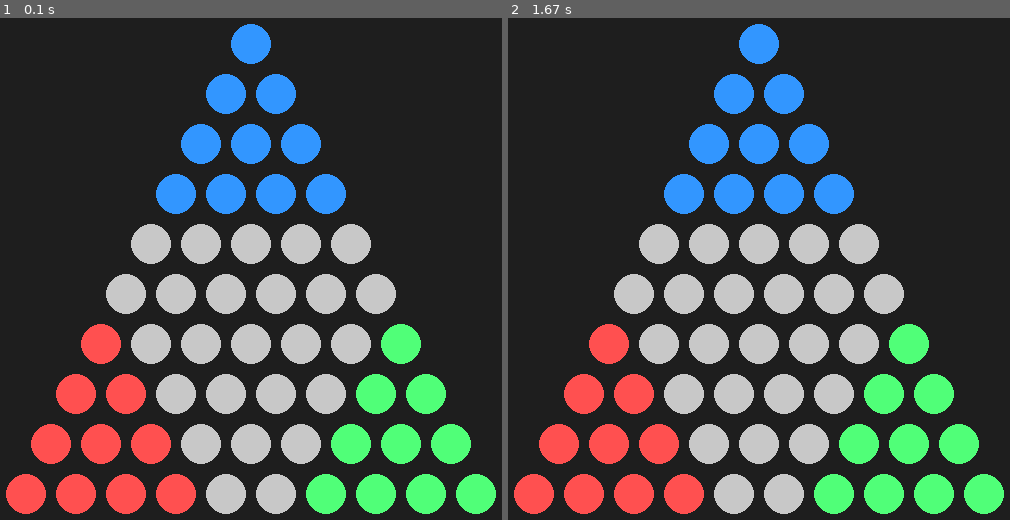
Above: before the commit, frames 1-2 (left to right).
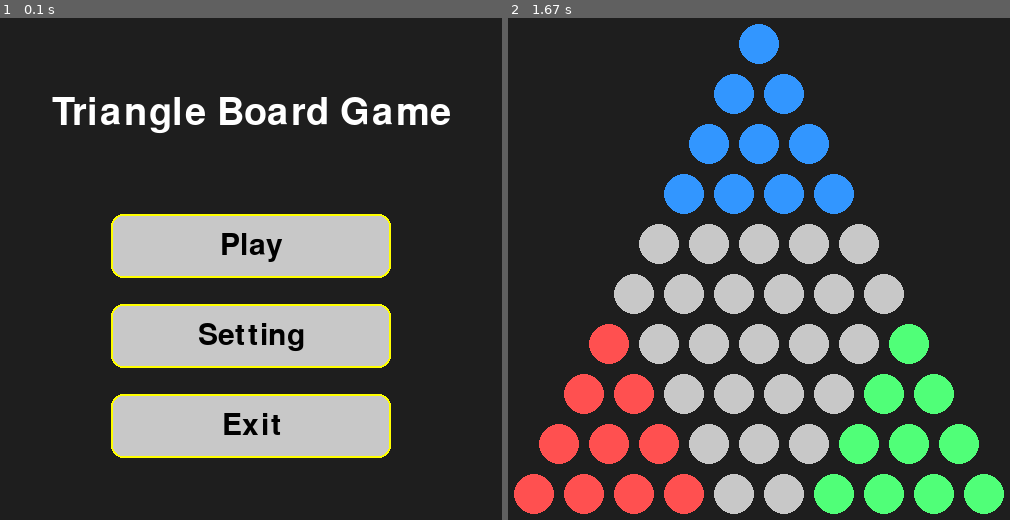
Above: after the commit, the same moments.

Repository: dinhhhiuu/Tri-Checker
Game: pygame game, started from main.py
Two runs of this game, one before a commit and one after it. Both use one fixed random seed, a clock stepped at 60 frames per second and the inputs below.
Inputs (mouse positions are in pixels of both pictures, inside the frame that each line leads up to):
- Up to frame 1 (0.1 s): no input
- Up to frame 2 (1.67 s): click (759, 243) at 0.38 s, where only the run after the commit has a clickable "Play"; click (764, 339) at 0.72 s; click (513, 188) at 1.05 s

The runs differ from the first frame. In frame 1, 33% of the frame differs, in the area x 1-99%, y 1-99%; in frame 2, nothing differs.

Commit message:
feat: init menu, setup and win screen

Diff:
--- a/main.py
+++ b/main.py
@@ -2,7 +2,9 @@
 import sys
 from src.core.board import TriangleBoard
 from src.ui.config import WIDTH, HEIGHT
-from src.ui.pygame_renderer import get_cell_from_mouse, draw, apply_move
+from src.ui.pygame_renderer import get_cell_from_mouse, draw, apply_move, draw_winner, draw_menu, draw_settings
+
+MODES = ("player", "random", "minimax", "mcts")
 
 # INIT PLAYER POSITIONS
 def init_players(board):
@@ -26,49 +28,131 @@
     screen = pygame.display.set_mode((WIDTH, HEIGHT))
     pygame.display.set_caption("Triangle Board Game")
 
-    board = TriangleBoard()
-    init_players(board)
+    clock = pygame.time.Clock()
 
+    state = "menu"  # 'menu' | 'settings' | 'game'
+
+    # settings (store only; not used for AI yet)
+    player_modes = {1: "player", 2: "player", 3: "player"}
+
+    # game state (created on Play)
+    board = None
     selected = None
     valid_moves = []
+    winner = None
+    game_over = False
+
+    def start_game():
+        nonlocal board, selected, valid_moves, winner, game_over
+        board = TriangleBoard()
+        init_players(board)
+        selected = None
+        valid_moves = []
+        winner = None
+        game_over = False
+
+    # Menu UI rects
+    btn_w, btn_h = 280, 64
+    btn_x = (WIDTH - btn_w) // 2
+    btn_y0 = HEIGHT // 2 - 80
+    play_rect = pygame.Rect(btn_x, btn_y0, btn_w, btn_h)
+    setting_rect = pygame.Rect(btn_x, btn_y0 + 90, btn_w, btn_h)
+    exit_rect = pygame.Rect(btn_x, btn_y0 + 180, btn_w, btn_h)
+
+    # Settings UI rects
+    back_rect = pygame.Rect(24, 24, 140, 52)
+    mode_rects = {
+        1: pygame.Rect(WIDTH // 2 - 220, HEIGHT // 2 - 60, 440, 52),
+        2: pygame.Rect(WIDTH // 2 - 220, HEIGHT // 2 + 10, 440, 52),
+        3: pygame.Rect(WIDTH // 2 - 220, HEIGHT // 2 + 80, 440, 52),
+    }
 
     while True:
-        draw(screen, board, selected, valid_moves)
-
         for event in pygame.event.get():
             if event.type == pygame.QUIT:
                 pygame.quit()
                 sys.exit()
 
-            if event.type == pygame.MOUSEBUTTONDOWN:
-                cell = get_cell_from_mouse(event.pos, board)
+            if state == "menu":
+                if event.type == pygame.MOUSEBUTTONDOWN:
+                    if play_rect.collidepoint(event.pos):
+                        start_game()
+                        state = "game"
+                    elif setting_rect.collidepoint(event.pos):
+                        state = "settings"
+                    elif exit_rect.collidepoint(event.pos):
+                        pygame.quit()
+                        sys.exit()
 
-                if not cell:
+            elif state == "settings":
+                if event.type == pygame.MOUSEBUTTONDOWN:
+                    if back_rect.collidepoint(event.pos):
+                        state = "menu"
+                        continue
+
+                    for p in (1, 2, 3):
+                        if mode_rects[p].collidepoint(event.pos):
+                            current = player_modes[p]
+                            idx = MODES.index(current) if current in MODES else 0
+                            player_modes[p] = MODES[(idx + 1) % len(MODES)]
+                            break
+
+            elif state == "game":
+                if game_over:
                     continue
 
-                r, c = cell
+                if event.type == pygame.MOUSEBUTTONDOWN:
+                    cell = get_cell_from_mouse(event.pos, board)
 
-                # chọn quân
-                if selected is None:
-                    if board.board[r][c] == 1:
-                        selected = (r, c)
-                        valid_moves = board.get_all_moves(r, c)
+                    if not cell:
+                        continue
 
-                else:
-                    # check click vào move
-                    chosen = None
+                    r, c = cell
 
-                    for path in valid_moves:
-                        if (r, c) in path[1:]:   # click vào bất kỳ điểm trong path
-                            idx = path.index((r, c))
-                            chosen = path[:idx + 1]   # cắt path tới điểm đó
-                            break
+                    # chọn quân (giữ logic hiện tại: chỉ cho Player 1)
+                    if selected is None:
+                        if board.board[r][c] == 1:
+                            selected = (r, c)
+                            valid_moves = board.get_all_moves(r, c)
 
-                    if chosen:
-                        apply_move(board, chosen)
+                    else:
+                        # check click vào move
+                        chosen = None
 
-                    selected = None
-                    valid_moves = []
+                        for path in valid_moves:
+                            if (r, c) in path[1:]:   # click vào bất kỳ điểm trong path
+                                idx = path.index((r, c))
+                                chosen = path[:idx + 1]   # cắt path tới điểm đó
+                                break
+
+                        if chosen:
+                            apply_move(board, chosen)
+
+                        selected = None
+                        valid_moves = []
+
+        if state == "menu":
+            draw_menu(screen, play_rect, setting_rect, exit_rect)
+            clock.tick(60)
+            continue
+
+        if state == "settings":
+            draw_settings(screen, back_rect, mode_rects, player_modes)
+            clock.tick(60)
+            continue
+
+        # state == 'game'
+        if not game_over:
+            winner = board.check_winner()
+            if winner:
+                game_over = True
+
+        draw(screen, board, selected, valid_moves, flip=False)
+        if game_over and winner:
+            draw_winner(screen, winner, flip=False)
+        pygame.display.flip()
+
+        clock.tick(60)
 
 if __name__ == "__main__":
     main()
--- a/src/core/board.py
+++ b/src/core/board.py
@@ -111,6 +111,43 @@
 
         return jump_moves + normal_paths
 
+    # CHECK WINNER
+    def check_winner(self):
+        # Player 1 wins if all pieces are in bottom-left
+        for r in range(6, 10):
+            for c in range(0, r - 5):
+                if self.board[r][c] != 1:
+                    break
+            else:
+                continue
+            break
+        else:
+            return 1
+
+        # Player 2 wins if all pieces are in bottom-right
+        for r in range(6, 10):
+            for c in range(6, r + 1):
+                if self.board[r][c] != 2:
+                    break
+            else:
+                continue
+            break
+        else:
+            return 2
+
+        # Player 3 wins if all pieces are in top
+        for r in range(4):
+            for c in range(r + 1):
+                if self.board[r][c] != 3:
+                    break
+            else:
+                continue
+            break
+        else:
+            return 3
+
+        return None
+
     # GET BOARD
     def get_board(self):
         print("Getting board" + str(self.board) + "\n")
--- a/src/ui/config.py
+++ b/src/ui/config.py
@@ -6,7 +6,7 @@
 
 COLORS = {
     0: (200, 200, 200),
-    1: (50, 150, 255),   # player
-    2: (255, 80, 80),    # AI1
-    3: (80, 255, 120)    # AI2
+    1: (50, 150, 255),   # player - blue
+    2: (255, 80, 80),    # AI1 - red
+    3: (80, 255, 120)    # AI2 - green
 }
--- a/src/ui/pygame_renderer.py
+++ b/src/ui/pygame_renderer.py
@@ -1,5 +1,10 @@
 import pygame
-from src.ui.config import WIDTH, RADIUS, GAP, COLORS
+from src.ui.config import WIDTH, HEIGHT, RADIUS, GAP, COLORS
+
+_WINNER_FONT = None
+_MENU_TITLE_FONT = None
+_MENU_BUTTON_FONT = None
+_MENU_SMALL_FONT = None
 
 # MAP BOARD TO SCREEN
 def get_screen_pos(row, col):
@@ -25,7 +30,7 @@
     return None
 
 # DRAW
-def draw(screen, board, selected, moves):
+def draw(screen, board, selected, moves, *, flip: bool = True):
     screen.fill((30, 30, 30))
 
     for r in range(board.size):
@@ -46,7 +51,8 @@
             x, y = get_screen_pos(r, c)
             pygame.draw.circle(screen, (255, 255, 0), (x, y), 8)
 
-    pygame.display.flip()
+    if flip:
+        pygame.display.flip()
 
 # APPLY MOVE
 def apply_move(board, path):
@@ -57,3 +63,97 @@
     piece = board.board[start[0]][start[1]]
     board.board[start[0]][start[1]] = 0
     board.board[end[0]][end[1]] = piece
+
+def draw_winner(screen, winner, *, flip: bool = True): # sau dấu * là keyword-only argument, chỉ có thể truyền bằng tên khi gọi hàm
+    global _WINNER_FONT
+
+    if _WINNER_FONT is None:
+        _WINNER_FONT = pygame.font.SysFont(None, 48)
+
+    # Dim the whole screen
+    overlay = pygame.Surface((WIDTH, HEIGHT), pygame.SRCALPHA)
+    overlay.fill((0, 0, 0, 140))
+    screen.blit(overlay, (0, 0))
+
+    # screen.fill((0, 0, 0))  # xóa màn hình (màu đen)
+
+    # Winner panel
+    text = _WINNER_FONT.render(f"Player {winner} wins!", True, COLORS[winner])
+    text_rect = text.get_rect(center=(WIDTH // 2, HEIGHT // 2))
+
+    padding = 24
+    panel_rect = text_rect.inflate(padding * 2, padding * 2)
+
+    panel = pygame.Surface(panel_rect.size, pygame.SRCALPHA)
+    panel.fill((30, 30, 30, 230))
+    screen.blit(panel, panel_rect.topleft)
+    pygame.draw.rect(screen, COLORS[winner], panel_rect, 3, border_radius=12)
+
+    screen.blit(text, text_rect)
+    if flip:
+        pygame.display.flip()
+
+
+def _get_menu_fonts():
+    global _MENU_TITLE_FONT, _MENU_BUTTON_FONT, _MENU_SMALL_FONT
+
+    if _MENU_TITLE_FONT is None:
+        _MENU_TITLE_FONT = pygame.font.SysFont(None, 56)
+    if _MENU_BUTTON_FONT is None:
+        _MENU_BUTTON_FONT = pygame.font.SysFont(None, 44)
+    if _MENU_SMALL_FONT is None:
+        _MENU_SMALL_FONT = pygame.font.SysFont(None, 34)
+
+    return _MENU_TITLE_FONT, _MENU_BUTTON_FONT, _MENU_SMALL_FONT
+
+
+def _draw_button(screen, rect: pygame.Rect, label: str) -> None:
+    _, btn_font, _ = _get_menu_fonts()
+    pygame.draw.rect(screen, (200, 200, 200), rect, border_radius=12)
+    pygame.draw.rect(screen, (255, 255, 0), rect, 2, border_radius=12)
+    text = btn_font.render(label, True, (0, 0, 0))
+    screen.blit(text, text.get_rect(center=rect.center))
+
+
+def draw_menu(screen, play_rect, setting_rect, exit_rect, *, flip: bool = True) -> None:
+    title_font, _, _ = _get_menu_fonts()
+    screen.fill((30, 30, 30))
+
+    title = title_font.render("Triangle Board Game", True, (255, 255, 255))
+    screen.blit(title, title.get_rect(center=(WIDTH // 2, HEIGHT // 2 - 180)))
+
+    _draw_button(screen, play_rect, "Play")
+    _draw_button(screen, setting_rect, "Setting")
+    _draw_button(screen, exit_rect, "Exit")
+
+    if flip:
+        pygame.display.flip()
+
+
+def draw_settings(screen, back_rect, mode_rects, player_modes, *, flip: bool = True) -> None:
+    title_font, _, small_font = _get_menu_fonts()
+    screen.fill((30, 30, 30))
+
+    title = title_font.render("Settings", True, (255, 255, 255))
+    screen.blit(title, title.get_rect(center=(WIDTH // 2, HEIGHT // 2 - 160)))
+
+    # Back button
+    pygame.draw.rect(screen, (200, 200, 200), back_rect, border_radius=10)
+    pygame.draw.rect(screen, (255, 255, 0), back_rect, 2, border_radius=10)
+    back_text = small_font.render("Back", True, (0, 0, 0))
+    screen.blit(back_text, back_text.get_rect(center=back_rect.center))
+
+    # Mode selectors
+    hint = small_font.render("Click to change mode", True, (200, 200, 200))
+    screen.blit(hint, hint.get_rect(center=(WIDTH // 2, HEIGHT // 2 - 105)))
+
+    for p in (1, 2, 3):
+        rect = mode_rects[p]
+        pygame.draw.rect(screen, (200, 200, 200), rect, border_radius=10)
+        pygame.draw.rect(screen, (255, 255, 0), rect, 2, border_radius=10)
+        label = f"Player {p}: {player_modes[p]}"
+        txt = small_font.render(label, True, (0, 0, 0))
+        screen.blit(txt, txt.get_rect(center=rect.center))
+
+    if flip:
+        pygame.display.flip()
